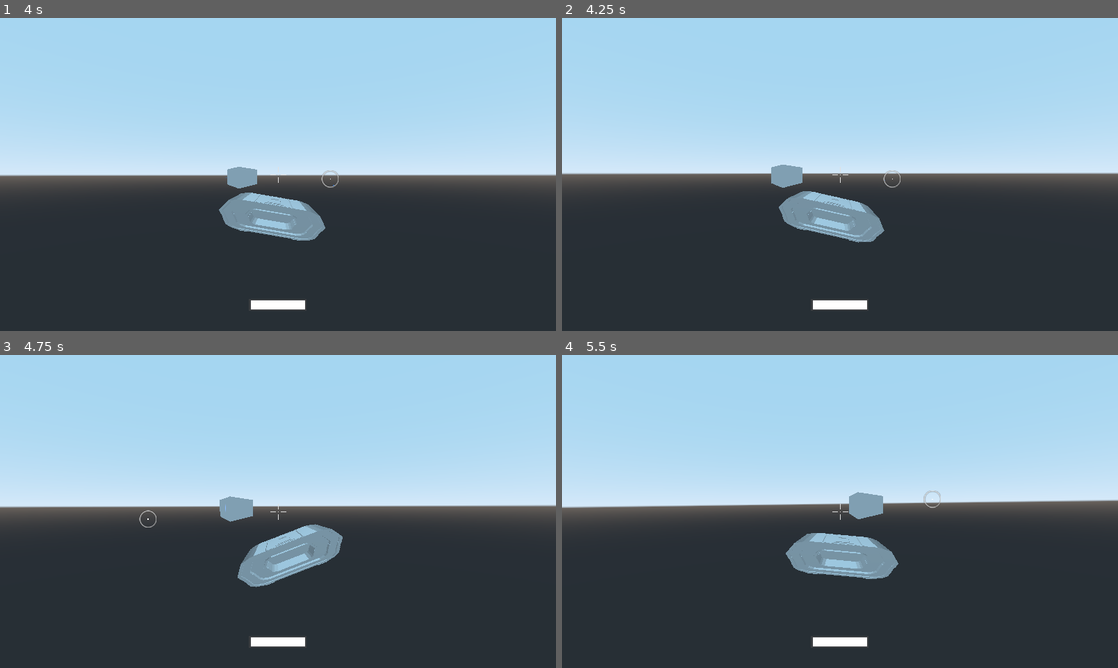
Above: before the commit, frames 1-4 (two rows, left to right).
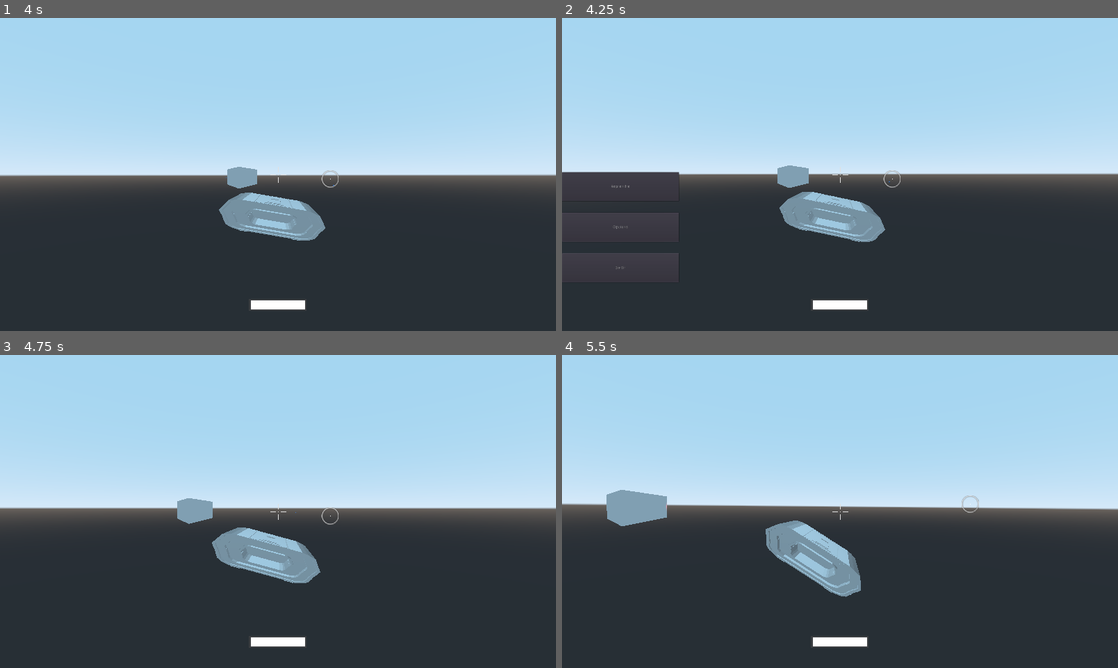
Above: after the commit, the same moments.

Repository: marrameu/Naus
Game: Godot game, scene res://Level.tscn
Two runs of this game, one before a commit and one after it. Both use one fixed random seed, a clock stepped at 60 frames per second and the inputs below. Sound files missing from this copy of the repository are replaced by a short silence.
Inputs (mouse positions are in pixels of both pictures, inside the frame that each line leads up to):
- Up to frame 1 (4 s): move the mouse to (305, 174) at 0.52 s; hold W (move_forward) from 0.53 s (still down); click (305, 174) at 0.6 s; move the mouse to (250, 174) at 1.27 s; right-click (250, 174) at 1.35 s; move the mouse to (289, 168) at 2.02 s; hold K 2.03-2.78 s; move the mouse to (272, 180) at 2.77 s; click (272, 180) at 2.85 s; move the mouse to (316, 177) at 3.52 s; right-click (316, 177) at 3.6 s
- Up to frame 2 (4.25 s): keep holding W (move_forward); tap Escape (pause, bound only after the commit) at 4.15 s
- Up to frame 3 (4.75 s): release W (move_forward) at 4.25 s; click (61, 524) at 4.25 s, where only the run after the commit has a clickable "Reprendre"
- Up to frame 4 (5.5 s): move the mouse to (795, 508) at 5.02 s; hold W (move_forward) from 5.03 s (still down); tap K at 5.1 s

Frame 1 is identical in both runs. In frame 2, 1.3% of the frame differs, in the area x 0-100%, y 46-81%; in frame 3, 4.3%; in frame 4, 5.6%, in the area x 0-100%, y 43-78%.

Commit message:
Initial Pause and options menu

Diff:
--- a/Level.tscn
+++ b/Level.tscn
@@ -1,8 +1,9 @@
-[gd_scene load_steps=6 format=2]
+[gd_scene load_steps=7 format=2]
 
 [ext_resource path="res://Ship.tscn" type="PackedScene" id=1]
 [ext_resource path="res://ShipCamera.gd" type="Script" id=2]
 [ext_resource path="res://src/Asteroid.tscn" type="PackedScene" id=3]
+[ext_resource path="res://src/PauseMenu.tscn" type="PackedScene" id=4]
 
 [sub_resource type="PrismMesh" id=1]
 size = Vector3( 50, 50, 50 )
@@ -43,4 +44,6 @@
 [node name="Asteroide" parent="." instance=ExtResource( 3 )]
 transform = Transform( 1, 0, 0, 0, 1, 0, 0, 0, 1, 1531.67, 0, 0 )
 
+[node name="PauseMenu" parent="." instance=ExtResource( 4 )]
+
 [editable path="Ship"]
--- a/project.godot
+++ b/project.godot
@@ -87,6 +87,11 @@
 "events": [ Object(InputEventMouseButton,"resource_local_to_scene":false,"resource_name":"","device":0,"alt":false,"shi …(212 unchanged characters)…
  ]
 }
+pause={
+"deadzone": 0.5,
+"events": [ Object(InputEventKey,"resource_local_to_scene":false,"resource_name":"","device":0,"alt":false,"shift":false,"control":false,"meta":false,"command":false,"pressed":false,"scancode":0,"physical_scancode":16777217,"unicode":0,"echo":false,"script":null)
+ ]
+}
 
 [physics]
 
--- a/src/Autoload/Utilities.gd
+++ b/src/Autoload/Utilities.gd
@@ -4,6 +4,7 @@
 var mouse_position := Vector2()
 var mouse_movement := Vector2()
 var mouse_acceleration := Vector2() # Not ready
+var ship_sensitivity := 75.0
 
 # Time
 var time := 0.0
--- /dev/null
+++ b/src/OptionsMenu.gd
@@ -0,0 +1,42 @@
+extends Control
+
+#Controls
+onready var SensiblitySlider = $TabContainer/Controls/GridContainer/SensibilitySlider
+
+#Audio
+onready var MasterAudioSlider = $TabContainer/Audio/GridContainer/MasterVolumSlider
+
+# Called when the node enters the scene tree for the first time.
+func _ready():
+
+	#default sensibility
+	SensiblitySlider.value = 75
+	MasterAudioSlider.value = 0
+
+
+
+func _process(delta):
+	$FpsNode/FPS.text = str(Engine.get_frames_per_second())
+
+
+func _on_SensibilitySlider_value_changed(value):
+	Utilities.ship_sensitivity = value
+
+
+func _on_MasterVolumSlider_value_changed(value):
+	AudioServer.set_bus_volume_db(0, value)
+
+
+func _on_CheckDisplayFps_toggled(button_pressed):
+	if button_pressed == true:
+		$FpsNode/FPS.show()
+	else:
+		$FpsNode/FPS.hide()
+
+
+
+func _on_CheckVsync_toggled(button_pressed):
+	if button_pressed == true:
+		OS.vsync_enabled = true
+	else:
+		OS.vsync_enabled = false
--- /dev/null
+++ b/src/OptionsMenu.tscn
@@ -0,0 +1,171 @@
+[gd_scene load_steps=2 format=2]
+
+[ext_resource path="res://src/OptionsMenu.gd" type="Script" id=1]
+
+[node name="OptionsMenu" type="Control"]
+anchor_right = 1.0
+anchor_bottom = 1.0
+margin_top = 435.0
+margin_right = -773.0
+rect_pivot_offset = Vector2( -753, 216 )
+script = ExtResource( 1 )
+
+[node name="TabContainer" type="TabContainer" parent="."]
+anchor_right = 1.0
+anchor_bottom = 1.0
+
+[node name="Graphics" type="Tabs" parent="TabContainer"]
+anchor_right = 1.0
+anchor_bottom = 1.0
+margin_left = 4.0
+margin_top = 32.0
+margin_right = -4.0
+margin_bottom = -4.0
+
+[node name="GridContainer" type="GridContainer" parent="TabContainer/Graphics"]
+anchor_right = 1.0
+anchor_bottom = 1.0
+custom_constants/hseparation = 539
+columns = 2
+
+[node name="DisplayMode" type="Label" parent="TabContainer/Graphics/GridContainer"]
+margin_top = 3.0
+margin_right = 83.0
+margin_bottom = 17.0
+text = "DisplayMode"
+
+[node name="OptionButton" type="OptionButton" parent="TabContainer/Graphics/GridContainer"]
+margin_left = 622.0
+margin_right = 1022.0
+margin_bottom = 20.0
+rect_min_size = Vector2( 400, 0 )
+text = "FullScreen"
+items = [ "FullScreen", null, false, 0, null, "Windowed", null, false, 1, null ]
+selected = 0
+
+[node name="Vsync" type="Label" parent="TabContainer/Graphics/GridContainer"]
+margin_top = 37.0
+margin_right = 83.0
+margin_bottom = 51.0
+text = "Vsync"
+
+[node name="CheckVsync" type="CheckButton" parent="TabContainer/Graphics/GridContainer"]
+margin_left = 622.0
+margin_top = 24.0
+margin_right = 1022.0
+margin_bottom = 64.0
+pressed = true
+
+[node name="DisplayFps" type="Label" parent="TabContainer/Graphics/GridContainer"]
+margin_top = 81.0
+margin_right = 83.0
+margin_bottom = 95.0
+text = "Display FPS"
+
+[node name="CheckDisplayFps" type="CheckButton" parent="TabContainer/Graphics/GridContainer"]
+margin_left = 622.0
+margin_top = 68.0
+margin_right = 1022.0
+margin_bottom = 108.0
+
+[node name="Audio" type="Tabs" parent="TabContainer"]
+visible = false
+anchor_right = 1.0
+anchor_bottom = 1.0
+margin_left = 4.0
+margin_top = 32.0
+margin_right = -4.0
+margin_bottom = -4.0
+
+[node name="MarginContainer" type="MarginContainer" parent="TabContainer/Audio"]
+margin_right = 77.0
+margin_bottom = 605.0
+
+[node name="GridContainer" type="GridContainer" parent="TabContainer/Audio"]
+anchor_top = 0.0246305
+anchor_right = 1.0
+anchor_bottom = 1.02463
+margin_left = 97.0
+margin_top = 18.0
+margin_right = -78.0
+margin_bottom = -66.0
+custom_constants/hseparation = 539
+columns = 2
+
+[node name="MasterVolum" type="Label" parent="TabContainer/Audio/GridContainer"]
+margin_top = 1.0
+margin_right = 89.0
+margin_bottom = 15.0
+text = "Master Volum"
+
+[node name="MasterVolumSlider" type="HSlider" parent="TabContainer/Audio/GridContainer"]
+margin_left = 628.0
+margin_right = 928.0
+margin_bottom = 16.0
+rect_min_size = Vector2( 300, 0 )
+min_value = -72.0
+max_value = 0.0
+
+[node name="MarginContainer2" type="MarginContainer" parent="TabContainer/Audio"]
+margin_left = 1061.0
+margin_top = -8.0
+margin_right = 1138.0
+margin_bottom = 608.0
+
+[node name="Controls" type="Tabs" parent="TabContainer"]
+visible = false
+anchor_right = 1.0
+anchor_bottom = 1.0
+margin_left = 4.0
+margin_top = 32.0
+margin_right = -4.0
+margin_bottom = -4.0
+
+[node name="MarginContainer" type="MarginContainer" parent="TabContainer/Controls"]
+margin_right = 77.0
+margin_bottom = 605.0
+
+[node name="GridContainer" type="GridContainer" parent="TabContainer/Controls"]
+anchor_top = 0.0246305
+anchor_right = 1.0
+anchor_bottom = 1.02463
+margin_left = 97.0
+margin_top = 18.0
+margin_right = -78.0
+margin_bottom = -66.0
+custom_constants/hseparation = 539
+columns = 2
+
+[node name="Sensibilitat" type="Label" parent="TabContainer/Controls/GridContainer"]
+margin_top = 1.0
+margin_right = 71.0
+margin_bottom = 15.0
+text = "Sensibilitat"
+
+[node name="SensibilitySlider" type="HSlider" parent="TabContainer/Controls/GridContainer"]
+margin_left = 610.0
+margin_right = 910.0
+margin_bottom = 16.0
+rect_min_size = Vector2( 300, 0 )
+min_value = 50.0
+max_value = 150.0
+value = 50.0
+
+[node name="MarginContainer2" type="MarginContainer" parent="TabContainer/Controls"]
+margin_left = 1061.0
+margin_top = -8.0
+margin_right = 1138.0
+margin_bottom = 608.0
+
+[node name="FpsNode" type="Node" parent="."]
+
+[node name="FPS" type="Label" parent="FpsNode"]
+visible = false
+margin_right = 92.0
+margin_bottom = 47.0
+text = "FPS"
+
+[connection signal="toggled" from="TabContainer/Graphics/GridContainer/CheckVsync" to="." method="_on_CheckVsync_toggled"]
+[connection signal="toggled" from="TabContainer/Graphics/GridContainer/CheckDisplayFps" to="." method="_on_CheckDisplayFps_toggled"]
+[connection signal="value_changed" from="TabContainer/Audio/GridContainer/MasterVolumSlider" to="." method="_on_MasterVolumSlider_value_changed"]
+[connection signal="value_changed" from="TabContainer/Controls/GridContainer/SensibilitySlider" to="." method="_on_SensibilitySlider_value_changed"]
--- /dev/null
+++ b/src/PauseMenu.gd
@@ -0,0 +1,41 @@
+extends Control
+
+
+var is_paused = false setget set_is_paused
+
+
+# Called when the node enters the scene tree for the first time.
+func _ready():
+	$OptionsMenu.hide()
+	hide()
+
+func _unhandled_input(event):
+	if event.is_action_pressed("pause"):
+		self.is_paused = !is_paused
+
+func set_is_paused(value):
+	is_paused = value
+	get_tree().paused = is_paused
+	visible = is_paused
+
+	if get_tree().paused:
+
+		Input.set_mouse_mode(Input.MOUSE_MODE_VISIBLE)
+	else:
+		Input.set_mouse_mode(Input.MOUSE_MODE_CAPTURED)
+
+
+
+
+
+func _on_Reprendre_pressed():
+	self.is_paused = false
+
+
+func _on_Opcions_pressed():
+	$MenuPrincipal.hide()
+	$OptionsMenu.show()
+
+
+func _on_Sortir_pressed():
+	get_tree().quit()
--- /dev/null
+++ b/src/PauseMenu.tscn
@@ -0,0 +1,46 @@
+[gd_scene load_steps=3 format=2]
+
+[ext_resource path="res://src/PauseMenu.gd" type="Script" id=1]
+[ext_resource path="res://src/OptionsMenu.tscn" type="PackedScene" id=2]
+
+[node name="PauseMenu" type="Control"]
+pause_mode = 2
+anchor_right = 1.0
+anchor_bottom = 1.0
+script = ExtResource( 1 )
+
+[node name="MenuPrincipal" type="VBoxContainer" parent="."]
+anchor_top = 0.5
+anchor_bottom = 0.5
+margin_top = -175.0
+margin_right = 404.0
+margin_bottom = 539.0
+custom_constants/separation = 40
+alignment = 1
+
+[node name="Reprendre" type="Button" parent="MenuPrincipal"]
+margin_top = 167.0
+margin_right = 404.0
+margin_bottom = 267.0
+rect_min_size = Vector2( 0, 100 )
+text = "Reprendre"
+
+[node name="Opcions" type="Button" parent="MenuPrincipal"]
+margin_top = 307.0
+margin_right = 404.0
+margin_bottom = 407.0
+rect_min_size = Vector2( 0, 100 )
+text = "Opcions"
+
+[node name="Sortir" type="Button" parent="MenuPrincipal"]
+margin_top = 447.0
+margin_right = 404.0
+margin_bottom = 547.0
+rect_min_size = Vector2( 0, 100 )
+text = "Sortir"
+
+[node name="OptionsMenu" parent="." instance=ExtResource( 2 )]
+
+[connection signal="pressed" from="MenuPrincipal/Reprendre" to="." method="_on_Reprendre_pressed"]
+[connection signal="pressed" from="MenuPrincipal/Opcions" to="." method="_on_Opcions_pressed"]
+[connection signal="pressed" from="MenuPrincipal/Sortir" to="." method="_on_Sortir_pressed"]
--- a/src/Ships/UI/ShipPlayerHUD.gd
+++ b/src/Ships/UI/ShipPlayerHUD.gd
@@ -2,7 +2,6 @@
 
 # Tots els nodes de la nau agafen l'input des d'aquí, millor que l'agafin des del node PlayerInput
 var cursor_input := Vector2()
-var ship_sensitivity := 75.0
 
 var _cursor_visible := false
 var _cursor_limit := 450
@@ -61,7 +60,7 @@
 
 func _physics_process(delta : float) -> void:
 	if $Center.visible:
-		$Center/CursorPivot/Cursor.rect_position += Utilities.mouse_movement * delta * ship_sensitivity
+		$Center/CursorPivot/Cursor.rect_position += Utilities.mouse_movement * delta * Utilities.ship_sensitivity
 		$Center/CursorPivot/Cursor.rect_position = $Center/CursorPivot/Cursor.rect_position.clamped(_cursor_limit)
 
 		if $Center/CursorPivot/Cursor.rect_position.length() > _min_position:
